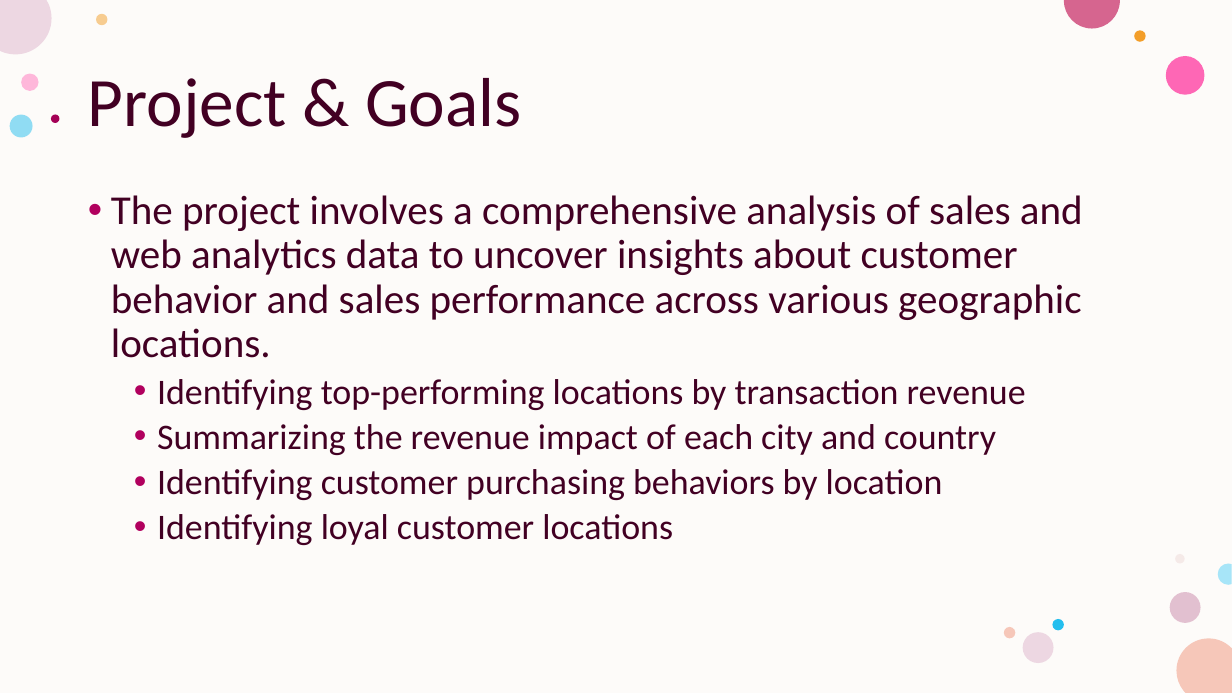
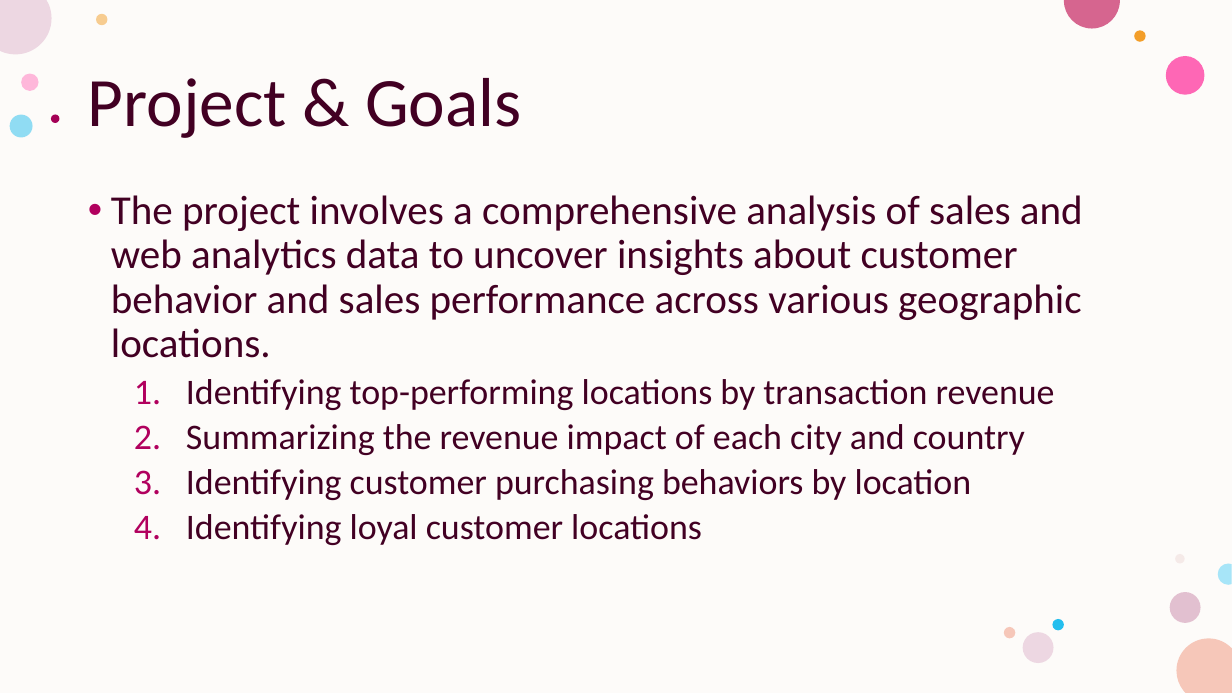
Before and after one commit to kangelamw/Ang-SQL-Project, a slide deck: slide 2 of SQL-Project-presentation.pptx. Drawn at 1232x693 pixels with LibreOffice and Linux fonts; fonts in the diff are those of the drawing. Boxes give left, top, right and bottom in pixels: in the first picture for what was removed or moved away, otherwise in the second. Text is boxed around its words. In the diff, an @@ line names an element or a change of style, - is before the commit and + after.

```diff
--- a/SQL-Project-presentation.pptx
+++ b/SQL-Project-presentation.pptx
@@ text at [186,379,1055,545]: bullet • to 1. @@
```
Also in this commit, not shown: 5 other files.
